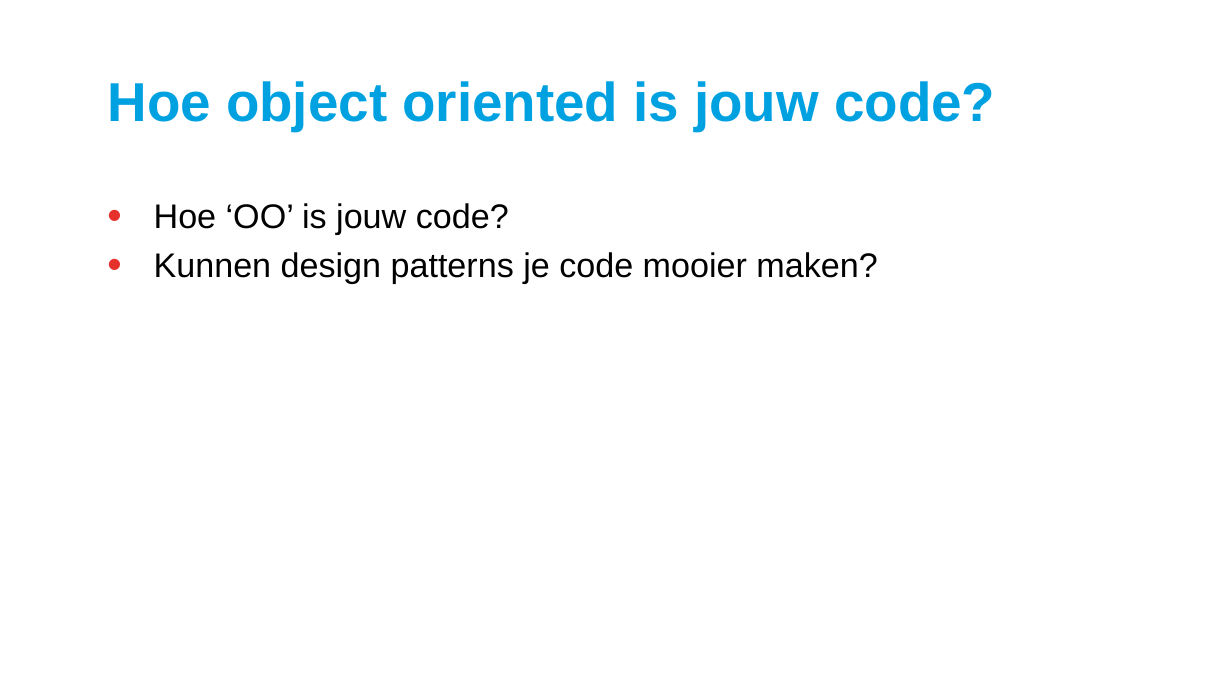
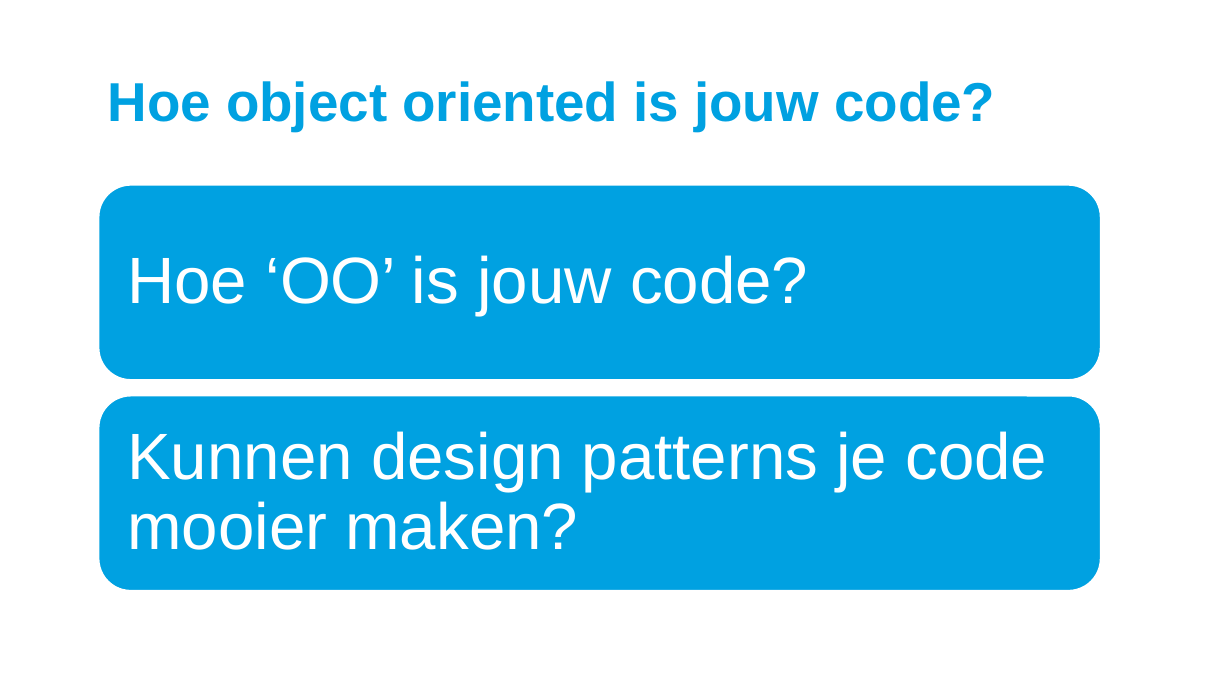
Before and after one commit to HU-TI-DEV/TI-S4, a slide deck: slide 17 of software/cpp/structural_design_patterns.pptx. Drawn at 1232x693 pixels with LibreOffice and Linux fonts; fonts in the diff are those of the drawing; background and template pictures are left out. Boxes give left, top, right and bottom in pixels: in the first picture for what was removed or moved away, otherwise in the second. Text is boxed around its words. In the diff, an @@ line names an element or a change of style, - is before the commit and + after.

```diff
--- a/software/cpp/structural_design_patterns.pptx
+++ b/software/cpp/structural_design_patterns.pptx
@@ rounded rectangle added at (x1=98, y1=185, x2=1101, y2=381), fill #00A1E1, outline #FFFFFF 2 pt @@
@@ text at (x1=154, y1=203, x2=509, y2=235): paragraph removed @@
-• Hoe ‘OO’ is jouw code?
@@ text added at (x1=127, y1=255, x2=808, y2=315), 51 pt, text #FFFFFF @@
+Hoe ‘OO’ is jouw code?
@@ rounded rectangle added at (x1=98, y1=396, x2=1101, y2=592), fill #00A1E1, outline #FFFFFF 2 pt @@
@@ text "Kunnen design patterns je code ..." moved from (x1=154, y1=203, x2=877, y2=284) to (x1=127, y1=431, x2=1047, y2=550) @@
@@ text "Kunnen design patterns je code ..." at (x1=127, y1=431, x2=1047, y2=550): size 26.7 to 51 pt, text colour #000000 to #FFFFFF; bullet • to none; line spacing 1.2 to 0.9; more space between paragraphs; vertical alignment top to middle @@
```
Also in this commit, not shown: 1 other slide changed.
